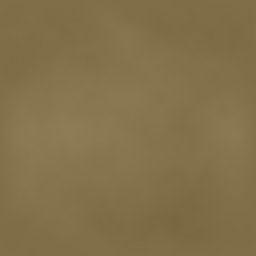
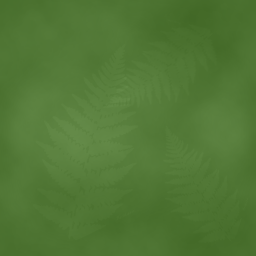
Revision of a layered 256 × 256 image; what changed, layer by layer:
added group "overlay" (19%) with 11 layers above "dirt" over [0, 0, 256, 256]
added group "leafs 2" with 3 layers in group "overlay" over [5, 6, 256, 255]
added layer "Layer 27 copy 2" (16%) in group "leafs 2" over [99, 6, 227, 135]
added layer "Layer 27 copy" (16%) in group "leafs 2" over [131, 122, 256, 255]
added layer "Layer 27" (16%) in group "leafs 2" over [5, 38, 198, 253]
added layer "Layer 24" in group "overlay" over [0, 0, 256, 256]
hid group "dirt" (6 layers) over [0, 0, 256, 256]
removed layer "Layer 14 copy 4" (was luminosity, 15%) from group "dirt" over [0, 0, 256, 256]
showed group "woods" (20 layers) over [0, 0, 256, 256]
showed group "woods 3" (3 layers) over [0, 0, 256, 256]
